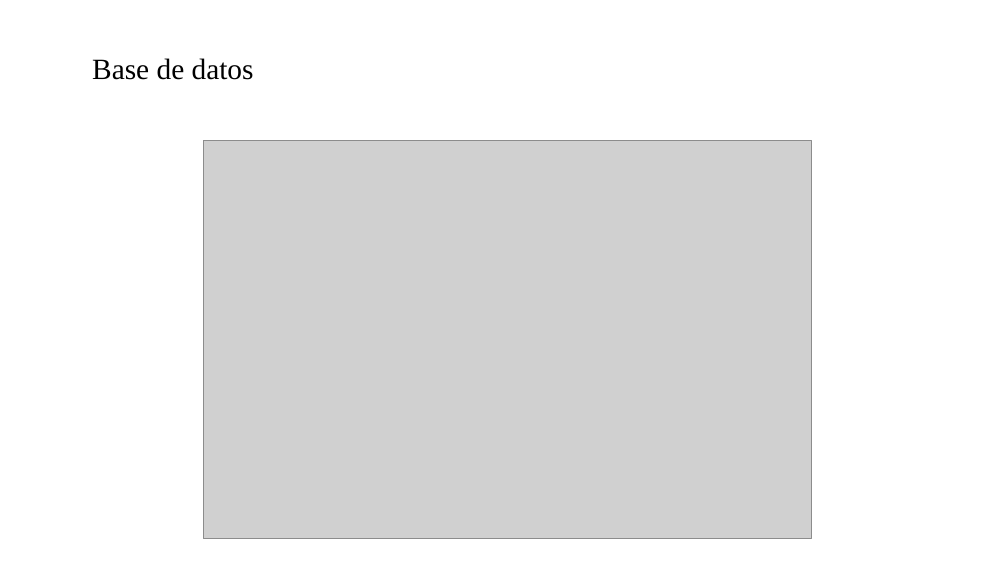
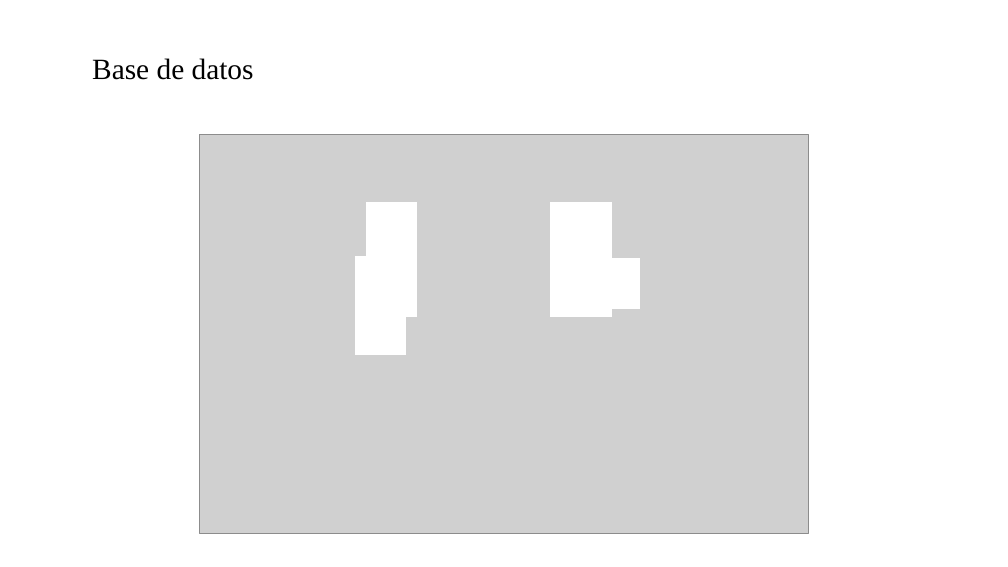
Before and after one commit to Dhiosmer/Integrador-III, a slide deck: slide 6 of Intergrador III/Sistema A.pptx (slide 10 before the commit). Drawn at 1008x567 pixels with LibreOffice and Linux fonts; fonts in the diff are those of the drawing; grey boxes stand for pictures; background and template pictures are left out. Boxes give left, top, right and bottom in pixels: in the first picture for what was removed or moved away, otherwise in the second. Text is boxed around its words. In the diff, an @@ line names an element or a change of style, - is before the commit and + after.

```diff
--- a/Intergrador III/Sistema A.pptx
+++ b/Intergrador III/Sistema A.pptx
@@ picture: place and size @@
-picture at (203, 140, 812, 538)
+picture at (200, 135, 808, 533)
@@ rectangle added at (366, 203, 417, 317), fill #FFFFFF, outline #FFFFFF 1 pt @@
@@ rectangle added at (551, 203, 612, 317), fill #FFFFFF, outline #FFFFFF 1 pt @@
@@ rectangle added at (355, 256, 406, 355), fill #FFFFFF, outline #FFFFFF 1 pt @@
@@ rectangle added at (555, 258, 640, 309), fill #FFFFFF, outline #FFFFFF 1 pt @@
```
Also in this commit, not shown: 5 slides added, 5 slides removed, 1 other file.
